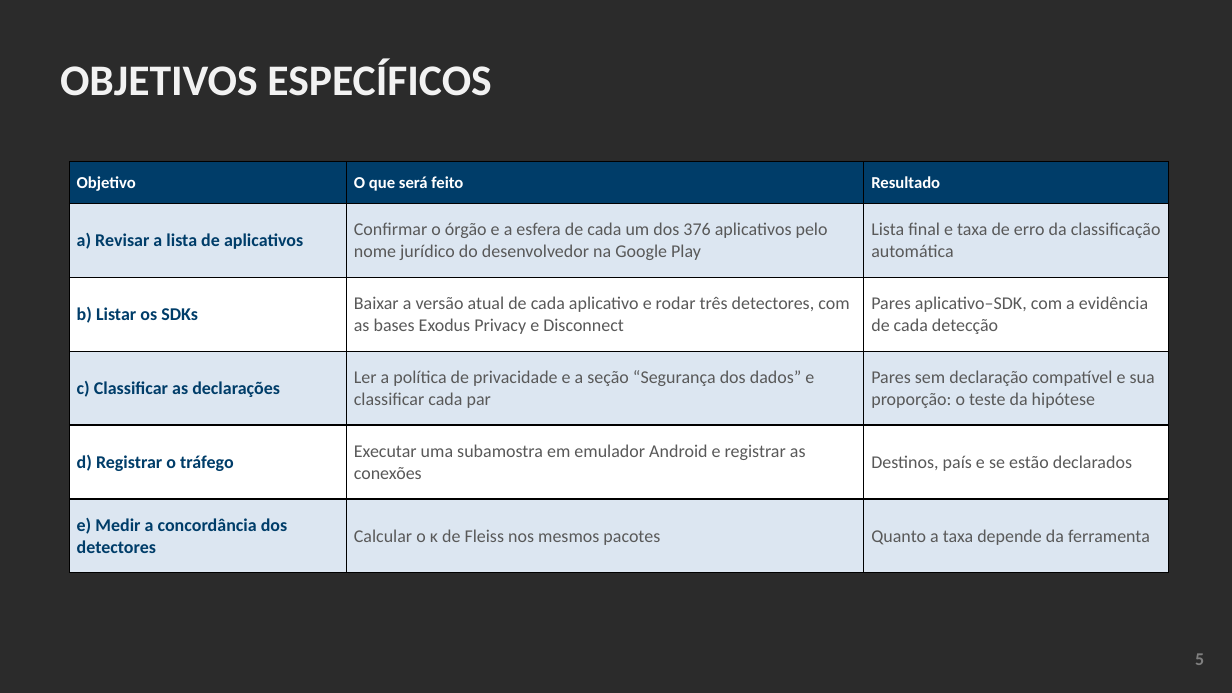
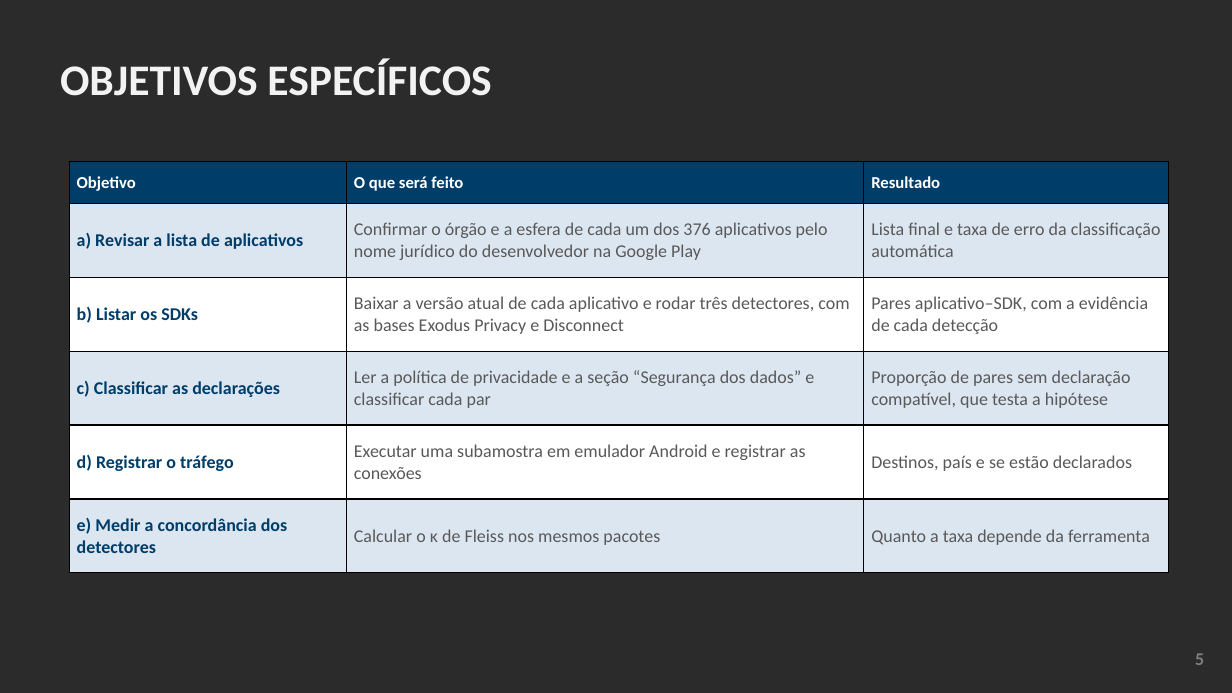
Before and after one commit to ClaudioAMF1/TCC, a slide deck: slide 5 of tcc/apresentacao/apresentacao-defesa-final.pptx. Drawn at 1232x693 pixels with LibreOffice and Linux fonts; fonts in the diff are those of the drawing; background and template pictures are left out; a plain dark background stands for a picture behind light text. Boxes give left, top, right and bottom in pixels: in the first picture for what was removed or moved away, otherwise in the second. Text is boxed around its words. In the diff, an @@ line names an element or a change of style, - is before the commit and + after.

```diff
--- a/tcc/apresentacao/apresentacao-defesa-final.pptx
+++ b/tcc/apresentacao/apresentacao-defesa-final.pptx
@@ table at bbox=[69, 162, 1169, 573] @@
-row 4, column 3: Pares sem declaração compatível e sua proporção: o teste da hipótese
+row 4, column 3: Proporção de pares sem declaração compatível, que testa a hipótese
```
Also in this commit, not shown: 7 other slides changed, 9 other files.
